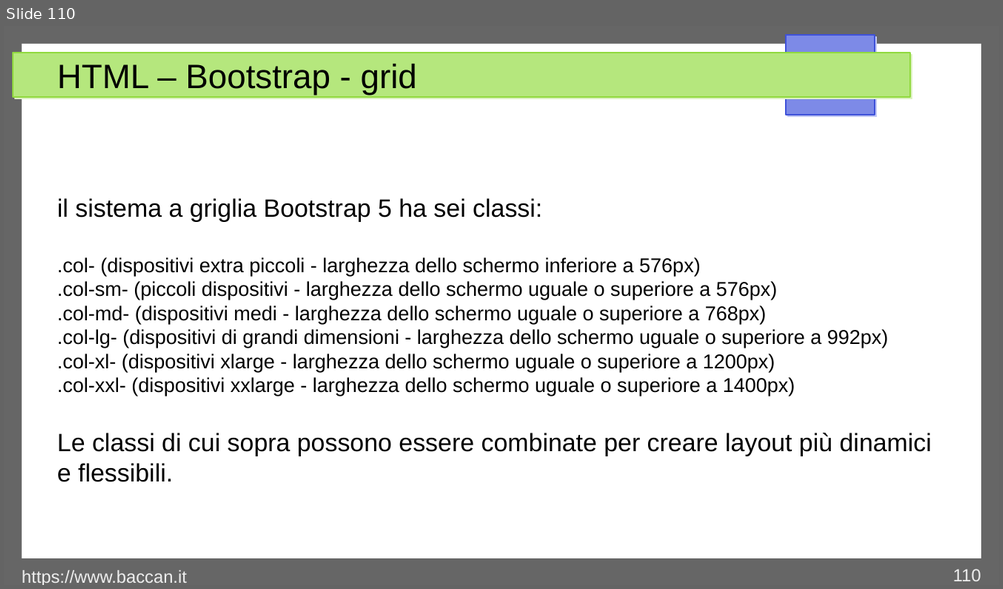
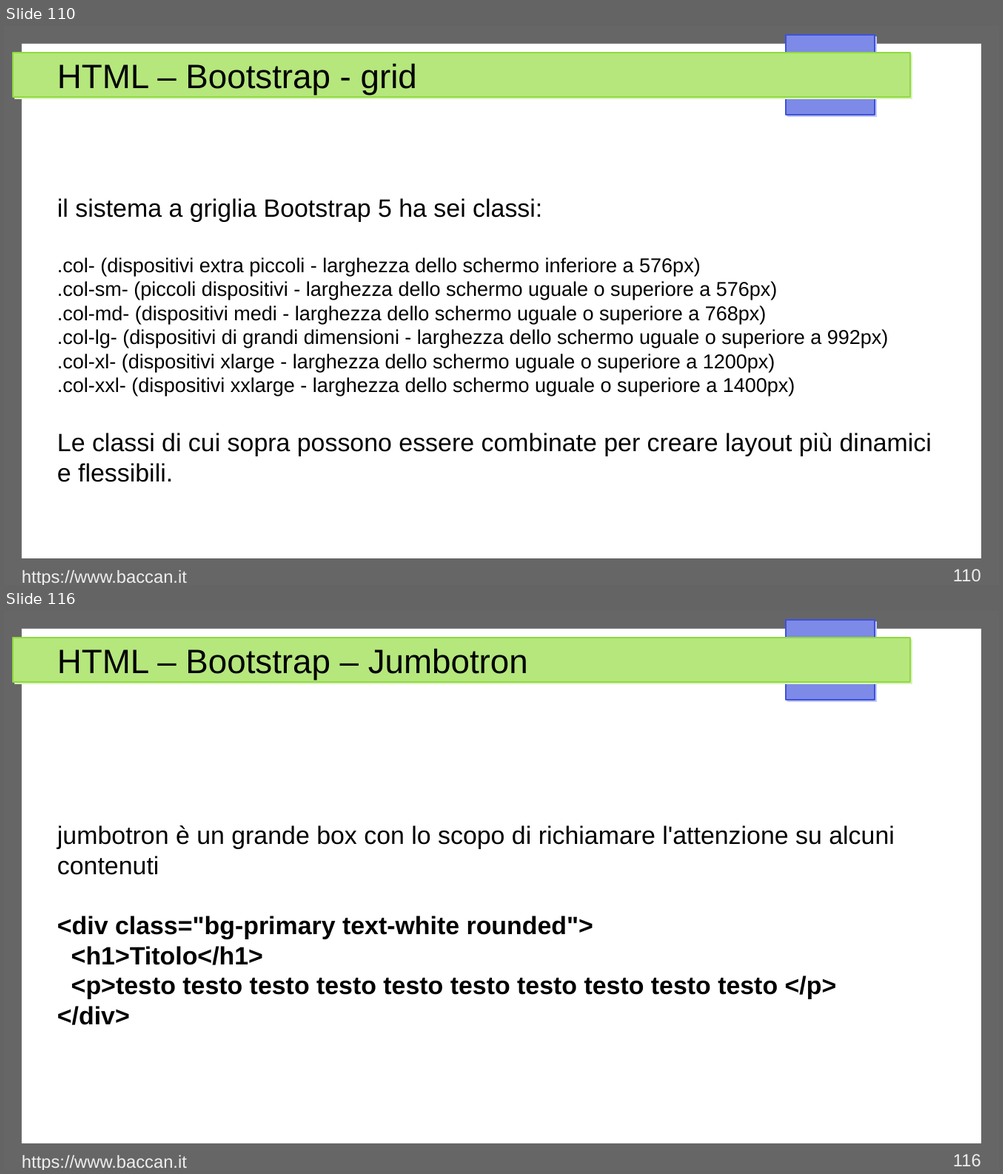
Before and after one commit to matteobaccan/CorsoHTML, a slide deck: Chapter_html.odp. Shown one above the other, each under a label of ours: slide 110 before the commit, slides 110 and 116 after it; the slides between them are not shown. The pictures are 1003x589 and 1003x1174 pixels, drawn with LibreOffice and Linux fonts; fonts in the diff are those of the drawing. Boxes give left, top, right and bottom in pixels: in the first picture for what was removed or moved away, otherwise in the second. Text is boxed around its words. In the diff, an @@ line names an element or a change of style, - is before the commit and + after.

Commit message:
Bootstrap

```diff
--- a/Chapter_html.odp
+++ b/Chapter_html.odp
@@ slide 116 added at bbox=[4, 611, 999, 1170], background #FFFFFF; not listed: 4 template elements that a slide beside it also shows @@
@@ title added at bbox=[57, 649, 528, 680], 27 pt, text #000000 @@
+HTML – Bootstrap – Jumbotron
@@ text added at bbox=[57, 826, 894, 1025], 20 pt, text #000000, bold @@
+jumbotron è un grande box con lo scopo di richiamare l'attenzione su alcuni contenuti
+<div class="bg-primary text-white rounded">
+<h1>Titolo</h1>
+<p>testo testo testo testo testo testo testo testo testo testo </p>
+</div>
@@ text added at bbox=[22, 1156, 187, 1170], 14 pt, text #EEEEEE @@
+https://www.baccan.it
@@ page number added at bbox=[953, 1154, 981, 1167], 14 pt, text #EEEEEE @@
+116
```
Also in this commit, not shown: 2 slides changed, 7 other slides added, 8 other files.
